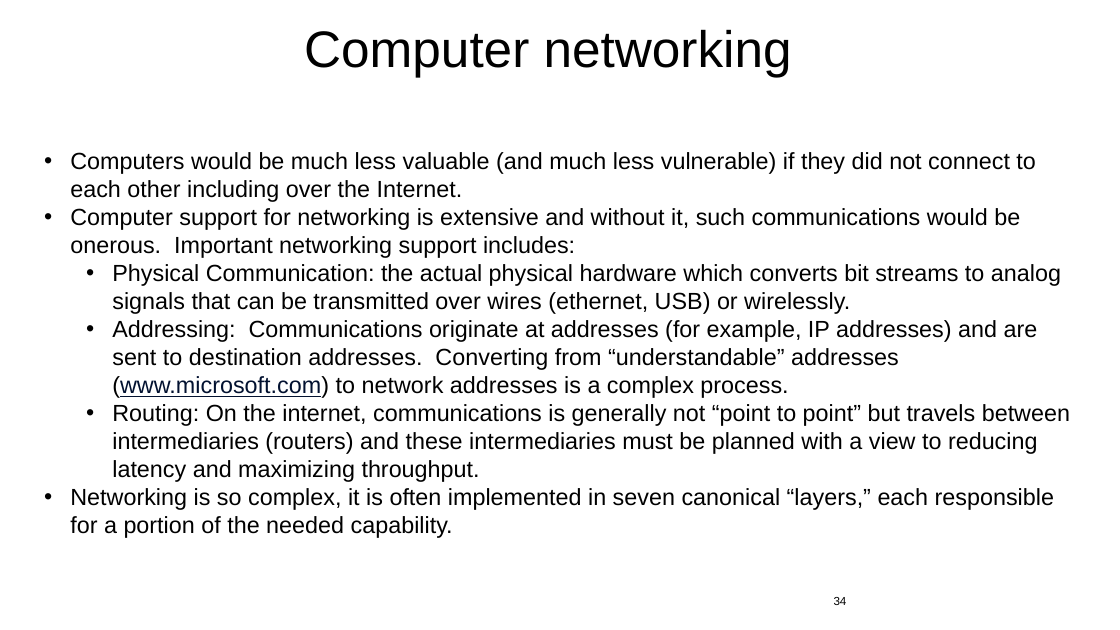
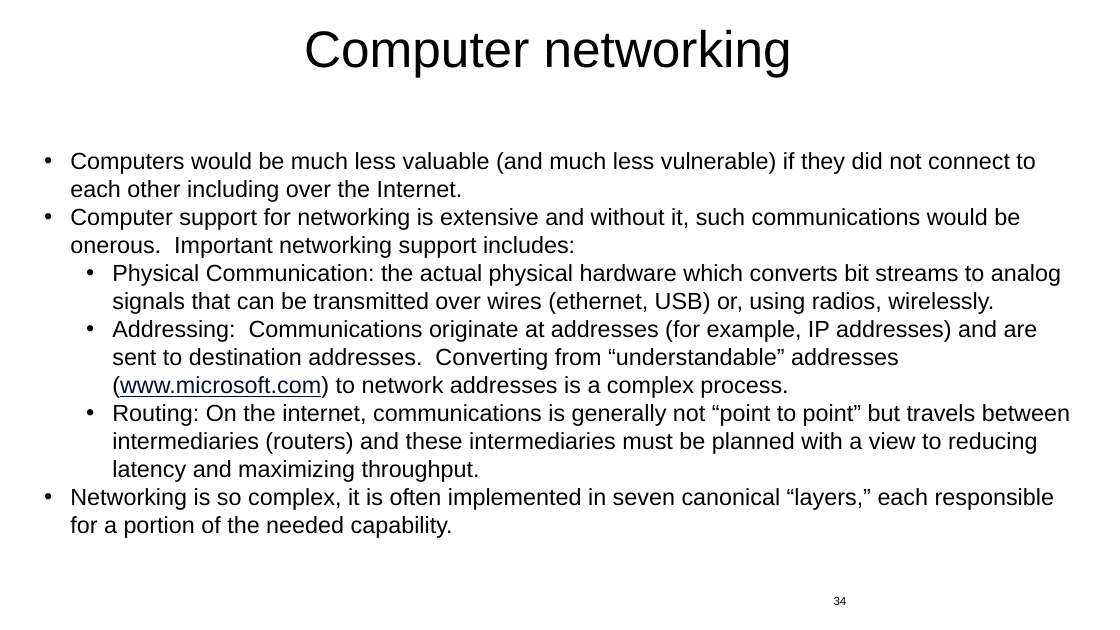
Before and after one commit to jlmucb/class_notes, a slide deck: slide 34 of IoT/pptx/IoTSoftwareNetworking.pptx. Drawn at 1120x630 pixels with LibreOffice and Linux fonts; fonts in the diff are those of the drawing. Boxes give left, top, right and bottom in pixels: in the first picture for what was removed or moved away, otherwise in the second. Text is boxed around its words. In the diff, an @@ line names an element or a change of style, - is before the commit and + after.

```diff
--- a/IoT/pptx/IoTSoftwareNetworking.pptx
+++ b/IoT/pptx/IoTSoftwareNetworking.pptx
@@ text at (112,264,1061,314): text changed @@
-  • Physical Communication: the actual physical hardware which converts bit streams to analog signals that can be transmitted over wires (ethernet, USB) or wirelessly.
+  • Physical Communication: the actual physical hardware which converts bit streams to analog signals that can be transmitted over wires (ethernet, USB) or, using radios, wirelessly.
```
Also in this commit, not shown: 21 other slides changed, 1 slide added.
